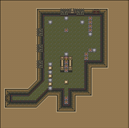
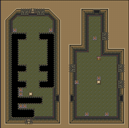
Two versions of the same layered image (129 × 128). Layer-by-layer changes:
removed layer "z3r-eg1-08-06.xcf" over [0, 0, 128, 128]